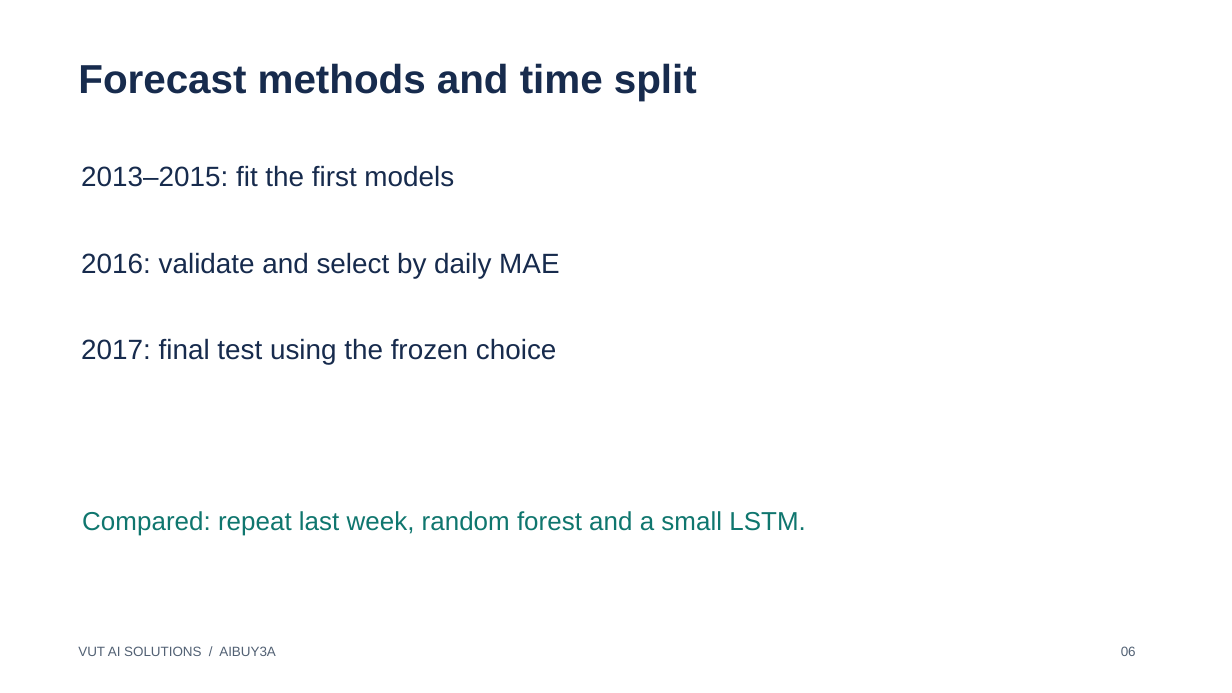
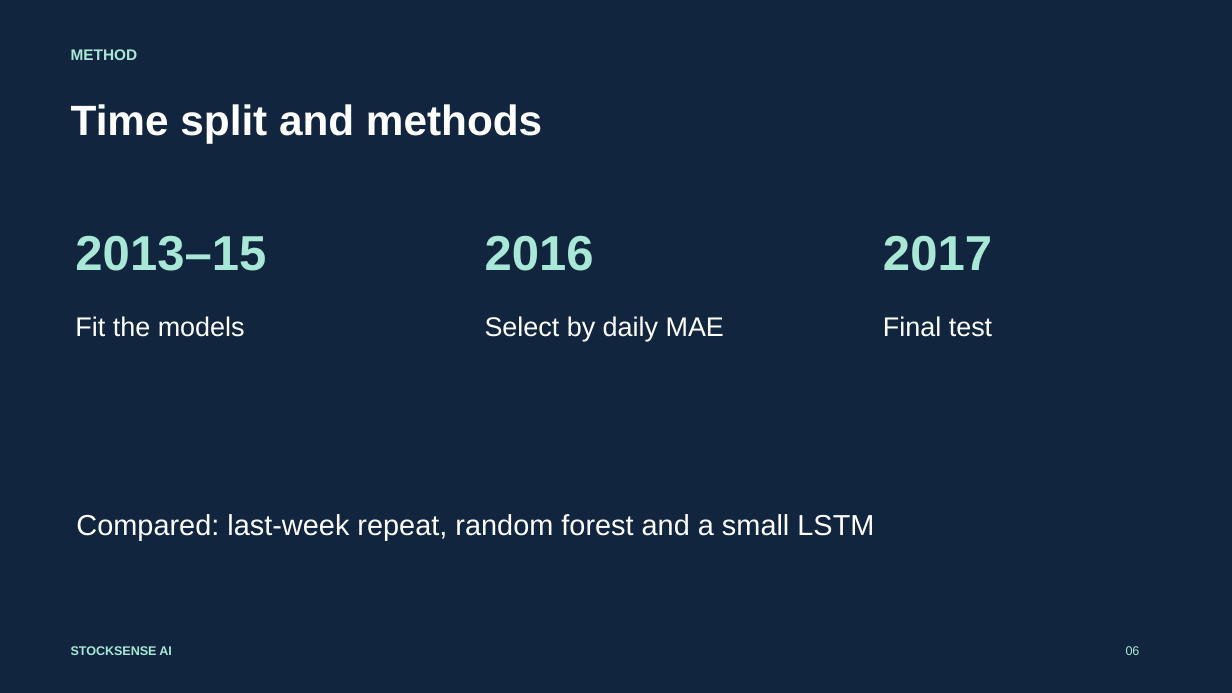
Before and after one commit to VUT-AI-SOLUTIONS-2026/stocksense-ai, a slide deck: slide 6 of docs/StockSense_AI_Presentation_Review.pptx. Drawn at 1232x693 pixels with LibreOffice and Linux fonts; fonts in the diff are those of the drawing. Boxes give left, top, right and bottom in pixels: in the first picture for what was removed or moved away, otherwise in the second. Text is boxed around its words. In the diff, an @@ line names an element or a change of style, - is before the commit and + after.

```diff
--- a/docs/StockSense_AI_Presentation_Review.pptx
+++ b/docs/StockSense_AI_Presentation_Review.pptx
@@ background #FFFFFF to #11263E @@
@@ text added at <box>71,49,138,60</box>, 12 pt, text #A9E7D7, bold @@
+METHOD
@@ text at <box>71,104,542,143</box>: text changed; size 31.5 to 33 pt; text colour #172B4D to #FFFFFF @@
-Forecast methods and time split
+Time split and methods
@@ text removed at <box>81,165,454,187</box> @@
-2013–2015: fit the first models
@@ text added at <box>75,235,266,271</box>, 38.2 pt, text #A9E7D7, bold @@
+2013–15
@@ text added at <box>485,235,594,271</box>, 38.2 pt, text #A9E7D7, bold @@
+2016
@@ text added at <box>883,235,992,271</box>, 38.2 pt, text #A9E7D7, bold @@
+2017
@@ text at <box>75,316,245,337</box>: text changed; size 21.8 to 21 pt; text colour #172B4D to #FFFFFF @@
-2017: final test using the frozen choice
+Fit the models
@@ text at <box>485,316,724,341</box>: text changed; size 21.8 to 21 pt; text colour #172B4D to #FFFFFF @@
-2016: validate and select by daily MAE
+Select by daily MAE
@@ text added at <box>883,316,992,337</box>, 21 pt, text #FFFFFF @@
+Final test
@@ text at <box>76,514,874,541</box>: text changed; size 20.2 to 22.5 pt; text colour #0F766E to #FFFFFF @@
-Compared: repeat last week, random forest and a small LSTM.
+Compared: last-week repeat, random forest and a small LSTM
@@ text added at <box>71,646,172,655</box>, 9.8 pt, text #A9E7D7, bold @@
+STOCKSENSE AI
@@ text removed at <box>78,646,276,656</box> @@
-VUT AI SOLUTIONS / AIBUY3A
@@ text "06" at <box>1126,646,1140,655</box>: size 10.5 to 9.8 pt, text colour #526174 to #A9E7D7 @@
```
Also in this commit, not shown: 7 other slides changed, 6 slides added, 6 slides removed, 1 other file.
